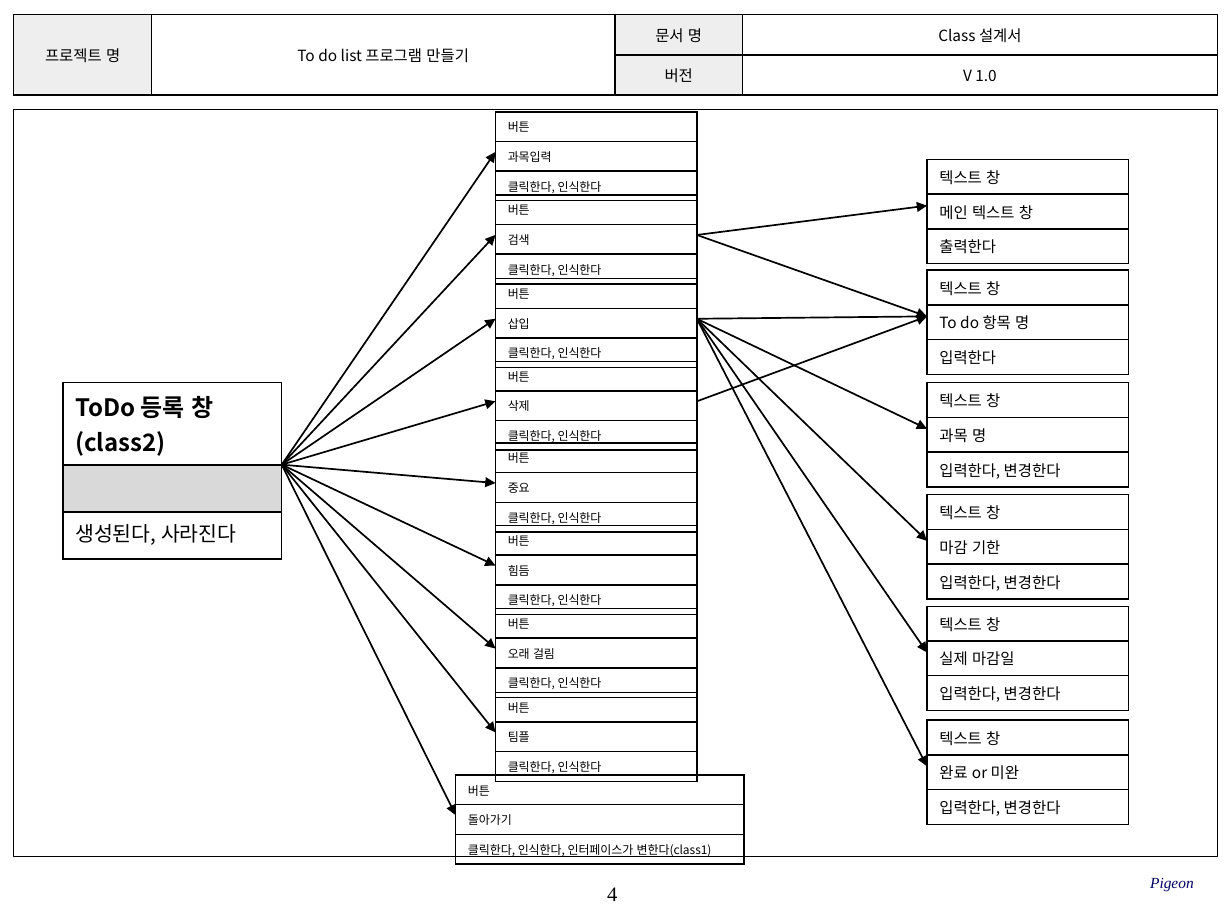
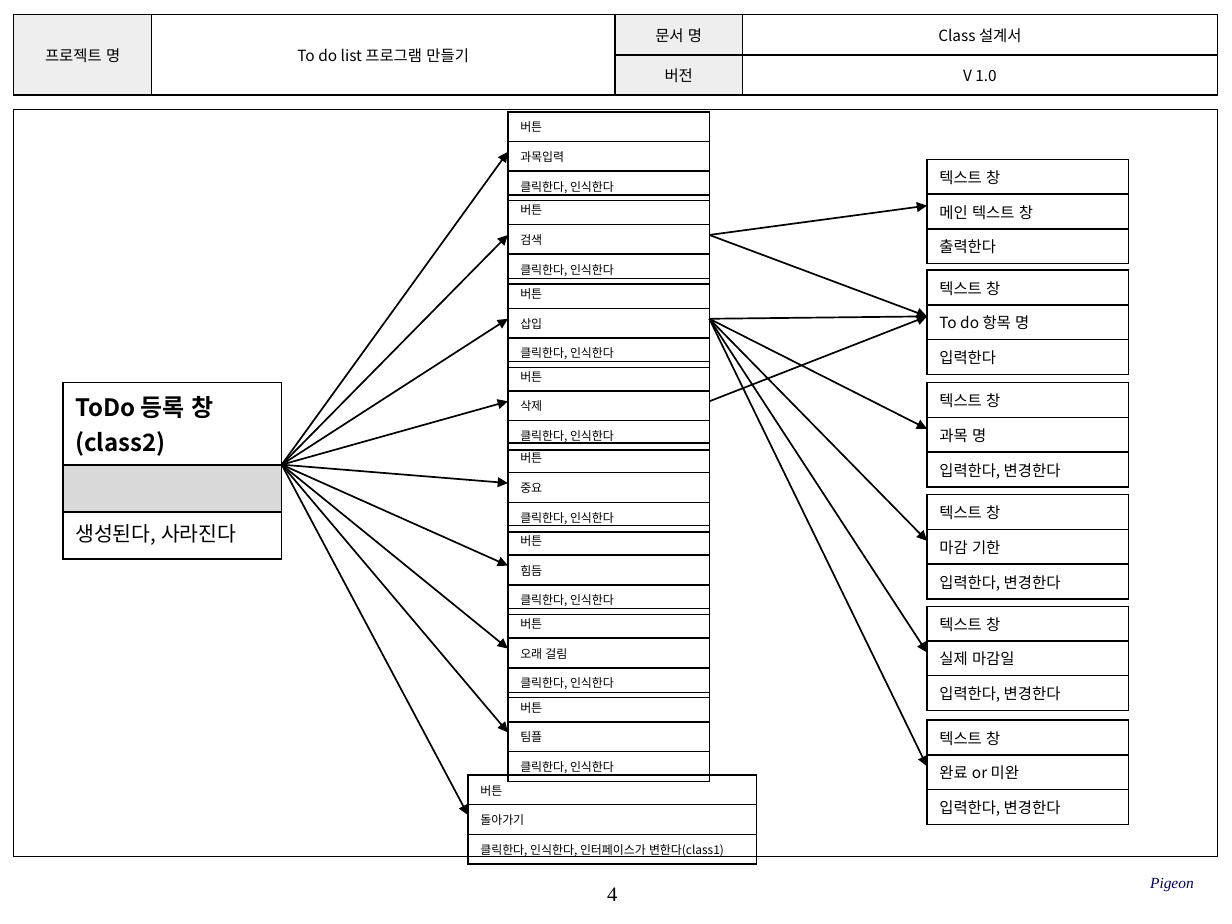
Before and after one commit to SE-admin/9, a slide deck: slide 4 of doc/3_ 설계서/Class Design_9_pigeon.pptx. Drawn at 1232x924 pixels with LibreOffice and Linux fonts; fonts in the diff are those of the drawing; background and template pictures are left out. Boxes give left, top, right and bottom in pixels: in the first picture for what was removed or moved away, otherwise in the second. Text is boxed around its words. In the diff, an @@ line names an element or a change of style, - is before the commit and + after.

```diff
--- a/doc/3_ 설계서/Class Design_9_pigeon.pptx
+++ b/doc/3_ 설계서/Class Design_9_pigeon.pptx
@@ arrow moved from (282, 464) - (495, 152) to (282, 464) - (508, 152) @@
@@ arrow moved from (697, 235) - (926, 206) to (710, 235) - (926, 206) @@
@@ arrow moved from (282, 464) - (495, 235) to (282, 464) - (508, 235) @@
@@ arrow moved from (697, 235) - (926, 317) to (710, 235) - (926, 317) @@
@@ 8 tables moved together from (x1=495, y1=112, x2=696, y2=779) to (x1=508, y1=112, x2=708, y2=779) @@
@@ arrow moved from (282, 464) - (495, 319) to (282, 464) - (508, 319) @@
@@ arrow moved from (697, 319) - (926, 766) to (710, 319) - (926, 766) @@
@@ arrow moved from (697, 319) - (926, 653) to (710, 319) - (926, 653) @@
@@ arrow moved from (697, 319) - (926, 541) to (710, 319) - (926, 541) @@
@@ arrow moved from (697, 319) - (926, 429) to (710, 319) - (926, 429) @@
@@ arrow moved from (697, 402) - (926, 317) to (710, 402) - (926, 317) @@
@@ arrow moved from (697, 319) - (926, 317) to (710, 319) - (926, 317) @@
@@ arrow moved from (282, 464) - (495, 402) to (282, 464) - (508, 402) @@
@@ arrow moved from (282, 464) - (456, 816) to (282, 464) - (468, 816) @@
@@ arrow moved from (282, 464) - (495, 732) to (282, 464) - (508, 732) @@
@@ arrow moved from (282, 464) - (495, 648) to (282, 464) - (508, 648) @@
@@ arrow moved from (282, 464) - (495, 565) to (282, 464) - (508, 565) @@
@@ arrow moved from (282, 464) - (495, 483) to (282, 464) - (508, 483) @@
@@ table moved from (x1=456, y1=775, x2=744, y2=861) to (x1=468, y1=775, x2=756, y2=861) @@
```
Also in this commit, not shown: 1 other slide changed, 3 other files.
